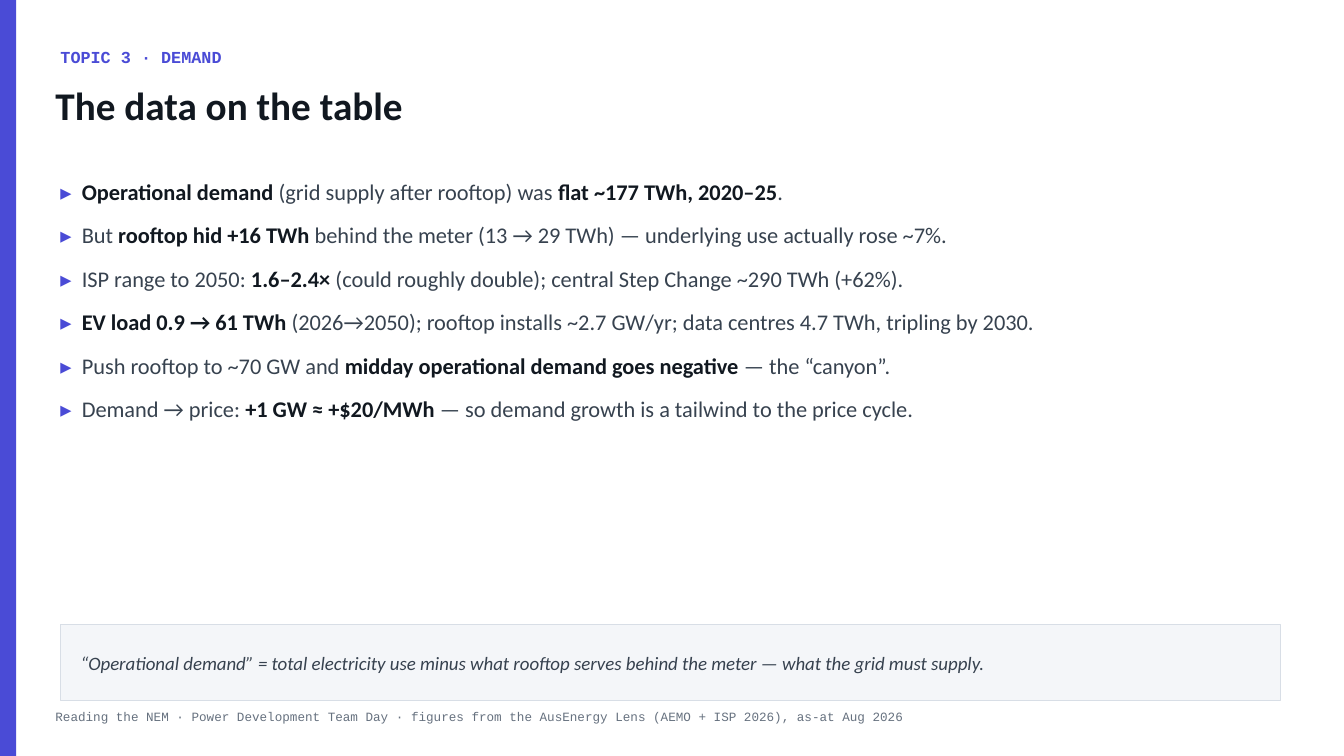
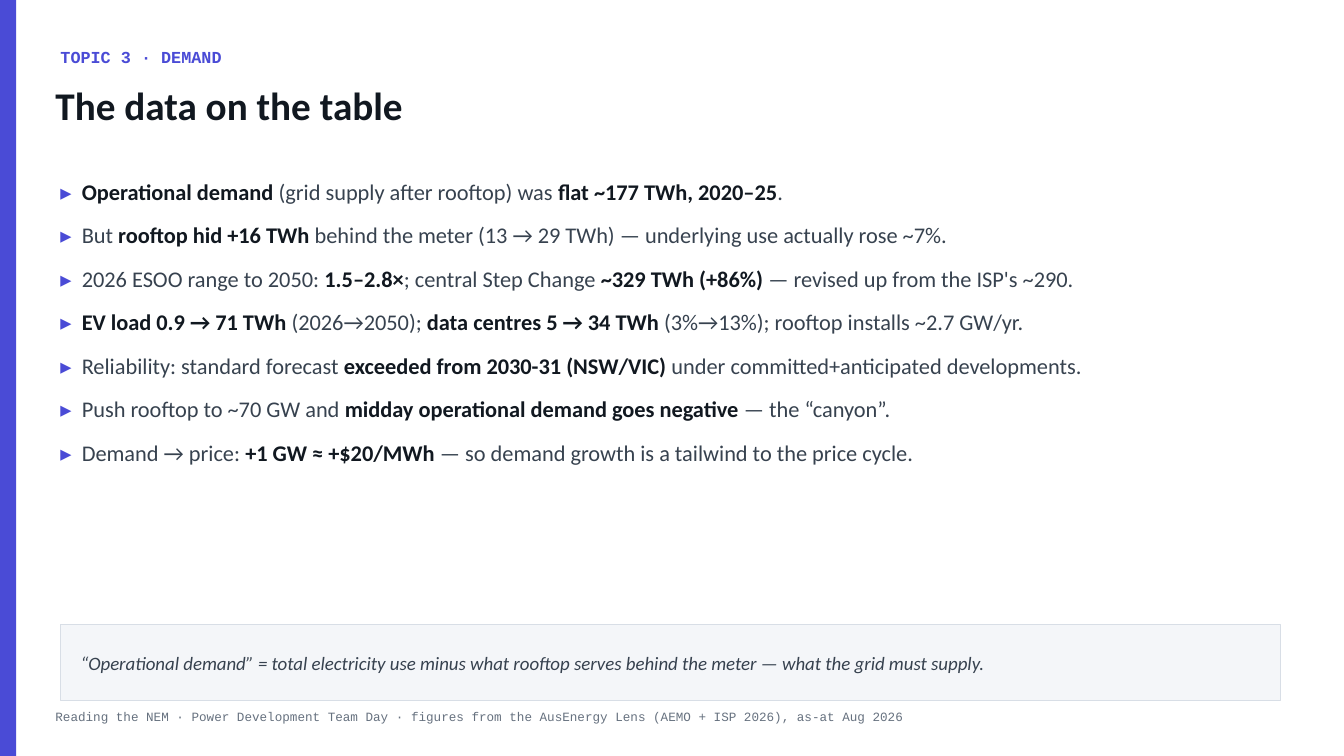
Before and after one commit to Travis-coder712/studio, a slide deck: slide 16 of nem-team-day/Reading-the-NEM-Team-Day.pptx. Drawn at 1344x756 pixels with LibreOffice and Linux fonts; fonts in the diff are those of the drawing. Boxes give left, top, right and bottom in pixels: in the first picture for what was removed or moved away, otherwise in the second. Text is boxed around its words. In the diff, an @@ line names an element or a change of style, - is before the commit and + after.

```diff
--- a/nem-team-day/Reading-the-NEM-Team-Day.pptx
+++ b/nem-team-day/Reading-the-NEM-Team-Day.pptx
@@ text at [82,270,1082,378]: text changed @@
-▸ ISP range to 2050: 1.6–2.4× (could roughly double); central Step Change ~290 TWh (+62%).
-▸ EV load 0.9 → 61 TWh (2026→2050); rooftop installs ~2.7 GW/yr; data centres 4.7 TWh, tripling by 2030.
+▸ 2026 ESOO range to 2050: 1.5–2.8×; central Step Change ~329 TWh (+86%) — revised up from the ISP's ~290.
+▸ EV load 0.9 → 71 TWh (2026→2050); data centres 5 → 34 TWh (3%→13%); rooftop installs ~2.7 GW/yr.
+▸ Reliability: standard forecast exceeded from 2030-31 (NSW/VIC) under committed+anticipated developments.
```
Also in this commit, not shown: 3 other slides changed.
